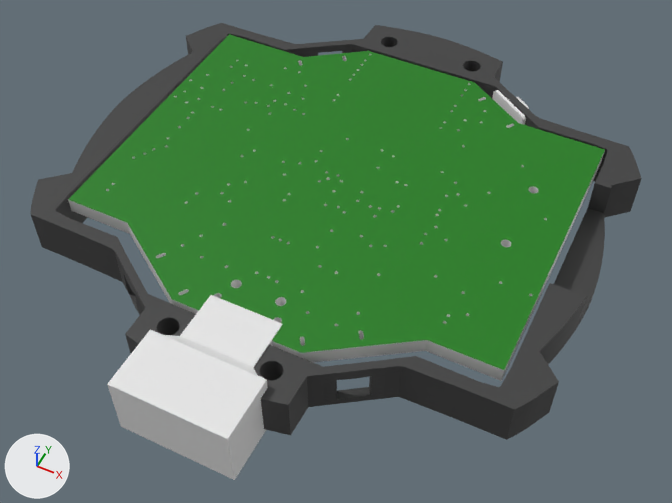
Before and after pictures for a commit that changed the Blender file case/v1.0.blend.
The view is the same before and after, from a camera (50 mm lens) standing at (29.8, -60.6, 79.8) and looking at (2.5, -5.8, 11.4). The axes (+X, +Y, +Z) are drawn at lower left. The lights are the same throughout.

The scene before the commit, as lines of its bpy script (objects in view):
```python
ob_bool_usb = bpy.data.objects.new('bool.usb', me_cube_001)
ob_bool_usb.location = (0.0, -23.33, 12.16)
ob_btn = bpy.data.objects.new('btn', me_cube_005)
ob_btn.location = (11.32, 20.14, 12.84)
ob_case_mid = bpy.data.objects.new('case-mid', me_plane_003)
ob_case_mid.location = (0.0, 0.0, 19.84)
ob_case_mid.rotation_euler = (3.142, 0.0, 0.0)  # degrees (180, 0, 0)
ob_case_top = bpy.data.objects.new('case-top', me_plane_001)
ob_case_top.location = (0.0, 0.0, 19.84)
ob_case_top.rotation_euler = (3.142, 0.0, 0.0)  # degrees (180, 0, 0)
ob_shape_932_indexedfaceset = bpy.data.objects.new('SHAPE_932_IndexedFaceSet', me_shape_932_indexedfaceset)
ob_shape_932_indexedfaceset.location = (159.97, 110.05, 14.39)
ob_shape_932_indexedfaceset.rotation_euler = (3.142, 0.0, 3.142)  # degrees (180, 0, 180)
ob_shape_932_indexedfaceset.scale = (2.54, 2.54, 2.54)
ob_shape_933_indexedfaceset = bpy.data.objects.new('SHAPE_933_IndexedFaceSet', me_shape_933_indexedfaceset)
ob_shape_933_indexedfaceset.location = (159.97, 110.05, 14.39)
ob_shape_933_indexedfaceset.rotation_euler = (3.142, 0.0, 3.142)  # degrees (180, 0, 180)
ob_shape_933_indexedfaceset.scale = (2.54, 2.54, 2.54)
```
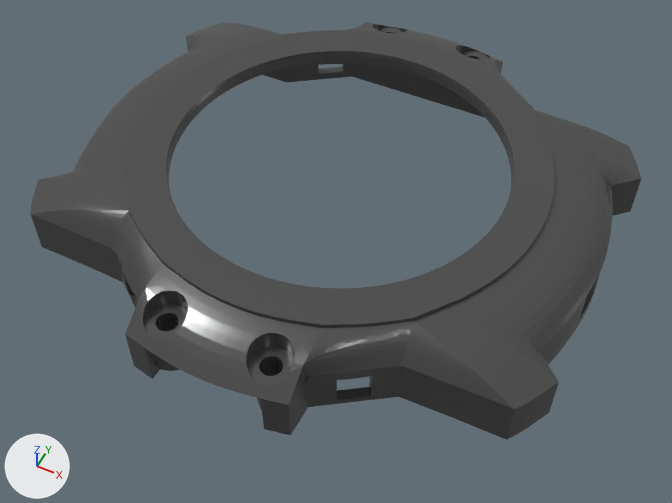
What changed in the scene script:
```text
Change ob_bool_usb:
    add ob_bool_usb.hide_set(True)
Change ob_btn:
    add ob_btn.hide_set(True)
Change ob_shape_932_indexedfaceset:
    add ob_shape_932_indexedfaceset.hide_set(True)
Change ob_shape_933_indexedfaceset:
    add ob_shape_933_indexedfaceset.hide_set(True)
Change ob_case_top:
    remove ob_case_top.hide_set(True)
```

Where the change shows, as pixel boxes (x1, y1, x2, y2) in the pictures (672 x 503 px):
'SHAPE_932_IndexedFaceSet', hidden (green)
    before: (68, 34, 605, 370)
'case-top', shown
    after: (30, 22, 641, 409)
'bool.usb', hidden
    before: (107, 295, 283, 480)
'SHAPE_933_IndexedFaceSet', hidden
    before: (68, 54, 605, 381)
'btn', hidden
    before: (492, 90, 529, 125)
